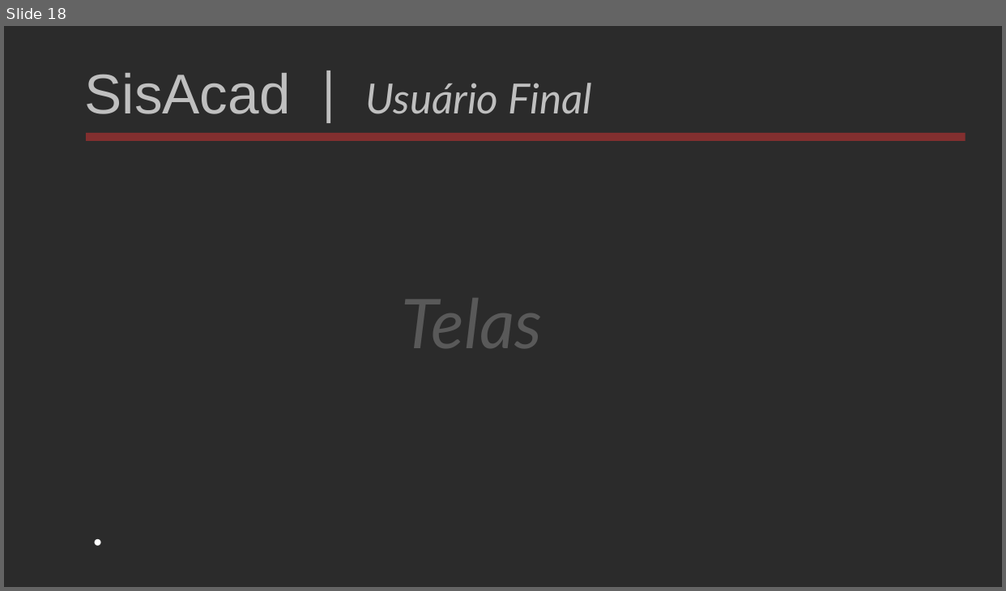
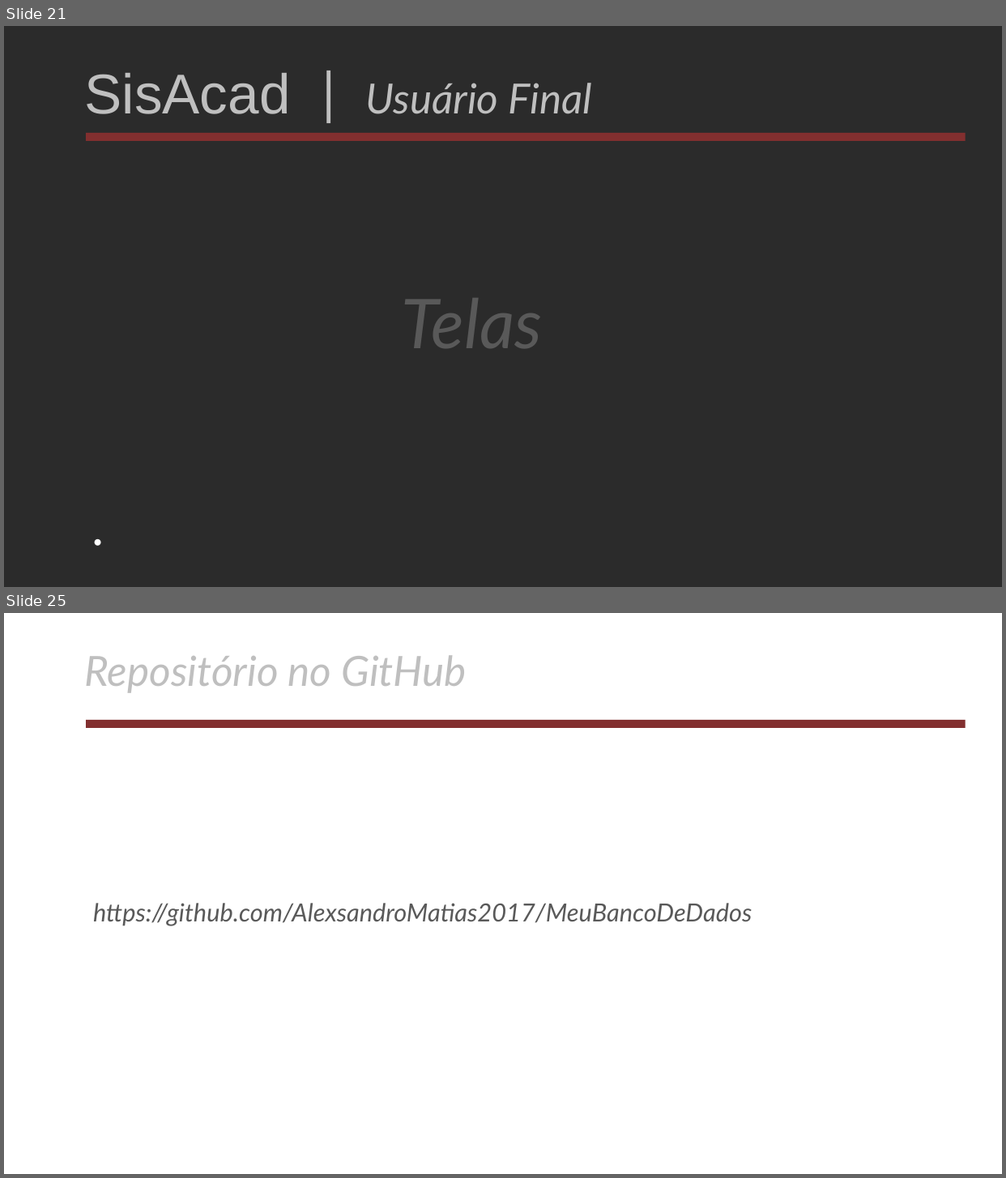
Before and after one commit to AlexsandroMatias2017/MeuBancoDeDados, a slide deck: apresentacao/apresentacaoDoProjeto.odp. Shown one above the other, each under a label of ours: slide 18 before the commit, slides 21 and 25 after it; the slides between them are not shown. The pictures are 1006x591 and 1006x1178 pixels, drawn with LibreOffice and Linux fonts; fonts in the diff are those of the drawing; background and template pictures are left out; a plain dark background stands for a picture behind light text. Boxes give left, top, right and bottom in pixels: in the first picture for what was removed or moved away, otherwise in the second. Text is boxed around its words. In the diff, an @@ line names an element or a change of style, - is before the commit and + after.

```diff
--- a/apresentacao/apresentacaoDoProjeto.odp
+++ b/apresentacao/apresentacaoDoProjeto.odp
@@ slide 25 added at [4, 613, 1002, 1174], background picture (left out) @@
@@ text added at [85, 655, 466, 693], 40 pt, text #BFBFBF, italic @@
+Repositório no GitHub
@@ rectangle added at [86, 720, 965, 728], fill #822F2F @@
@@ text added at [93, 903, 752, 926], 24 pt, text #595959, italic @@
+https://github.com/AlexsandroMatias2017/MeuBancoDeDados
@@ what was slide 18 is now slide 21 @@
```
Also in this commit, not shown: 14 slides changed, 10 other slides added.
